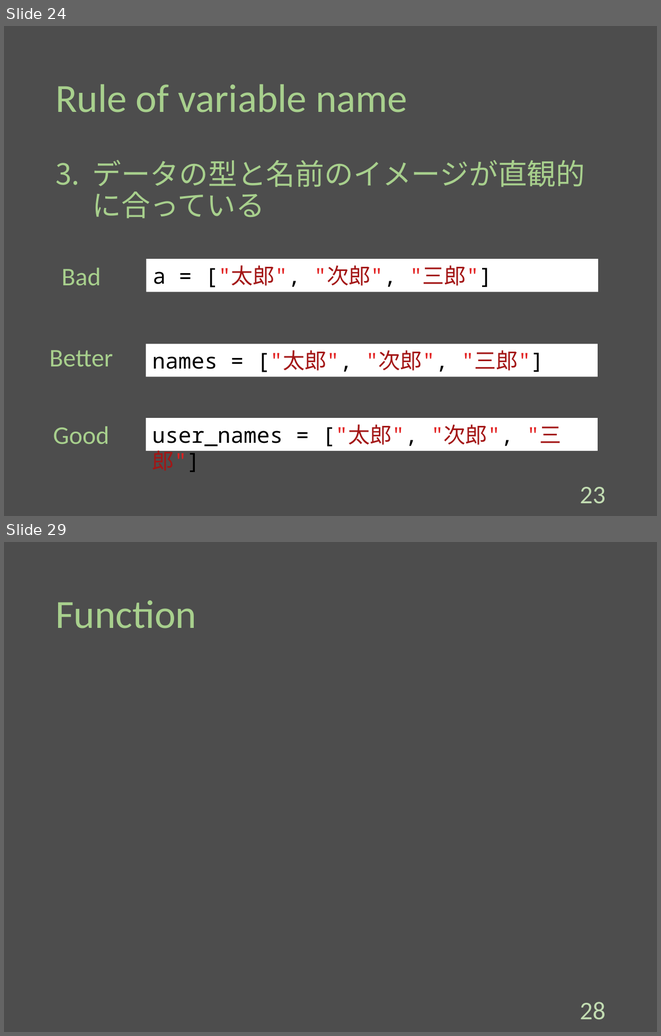
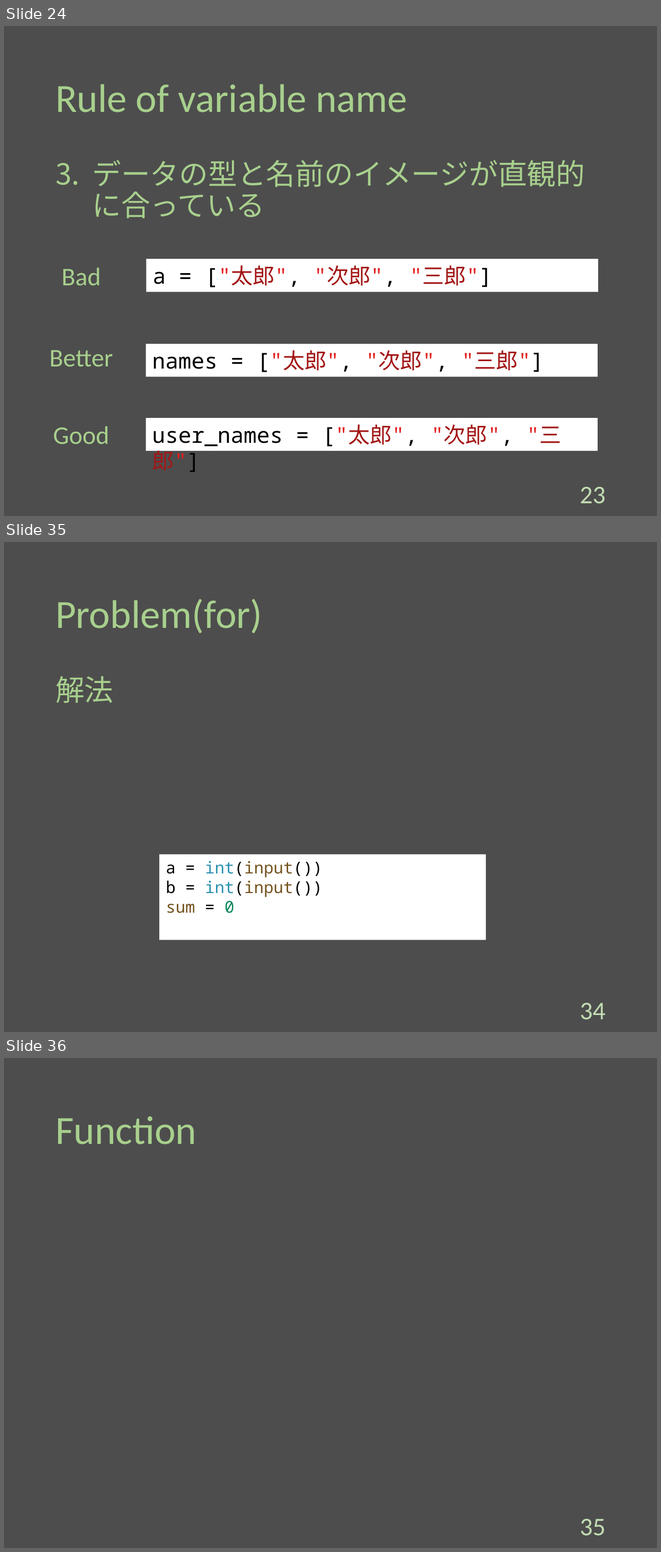
Before and after one commit to Melbeck777/program_seminar, a slide deck: ProgramSlide.pptx. Shown one above the other, each under a label of ours: slides 24 and 29 before the commit, slides 24, 35 and 36 after it; the slides between them are not shown. The pictures are 661x1036 and 661x1552 pixels, drawn with LibreOffice and Linux fonts; fonts in the diff are those of the drawing. Boxes give left, top, right and bottom in pixels: in the first picture for what was removed or moved away, otherwise in the second. Text is boxed around its words. In the diff, an @@ line names an element or a change of style, - is before the commit and + after.

```diff
--- a/ProgramSlide.pptx
+++ b/ProgramSlide.pptx
@@ slide 35 added at bbox=[4, 542, 657, 1032], background #4D4D4D @@
@@ title added at bbox=[55, 599, 263, 633], 44 pt, text #A8D08D @@
+Problem(for)
@@ text added at bbox=[55, 676, 114, 703], 32 pt, text #A8D08D @@
+解法
@@ rectangle added at bbox=[159, 854, 486, 940], fill #FFFFFF, 18 pt, text #000000 @@
+a = int(input())
+b = int(input())
+sum = 0
@@ page number added at bbox=[580, 1003, 605, 1020], 28 pt, text #C3DDB3 @@
+34
@@ what was slide 29 is now slide 36 @@
@@ page number at bbox=[580, 1519, 605, 1536]: text changed @@
-28
+35
```
Also in this commit, not shown: 4 slides changed, 6 other slides added.
